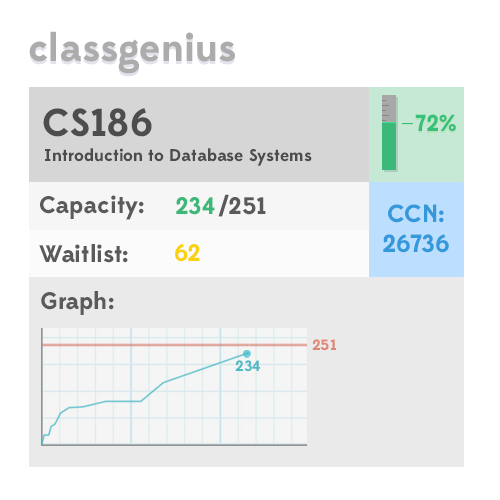
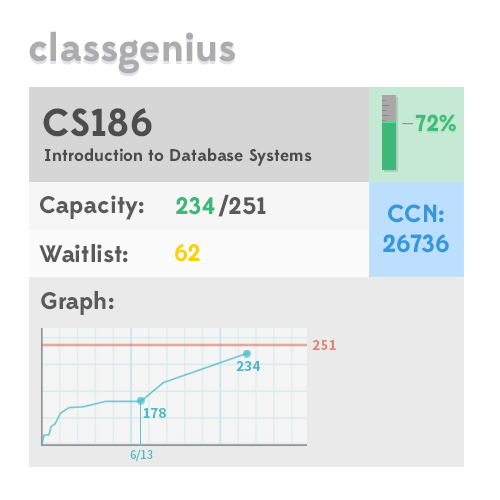
Comparing the layer stacks of the two 500px x 500px images. Changes:
painted on "251" over (x1=312, y1=339, x2=336, y2=351)
added layer "Layer 2" in group "graph" over (x1=140, y1=401, x2=141, y2=446)
added layer "6/13" in group "graph" over (x1=130, y1=449, x2=153, y2=461)
added layer "178" in group "graph" over (x1=143, y1=408, x2=166, y2=418)
painted on "234" (1st of 2, in "graph") over (x1=235, y1=360, x2=259, y2=372)
added layer "234 border copy" in group "graph" over (x1=137, y1=397, x2=145, y2=405)
